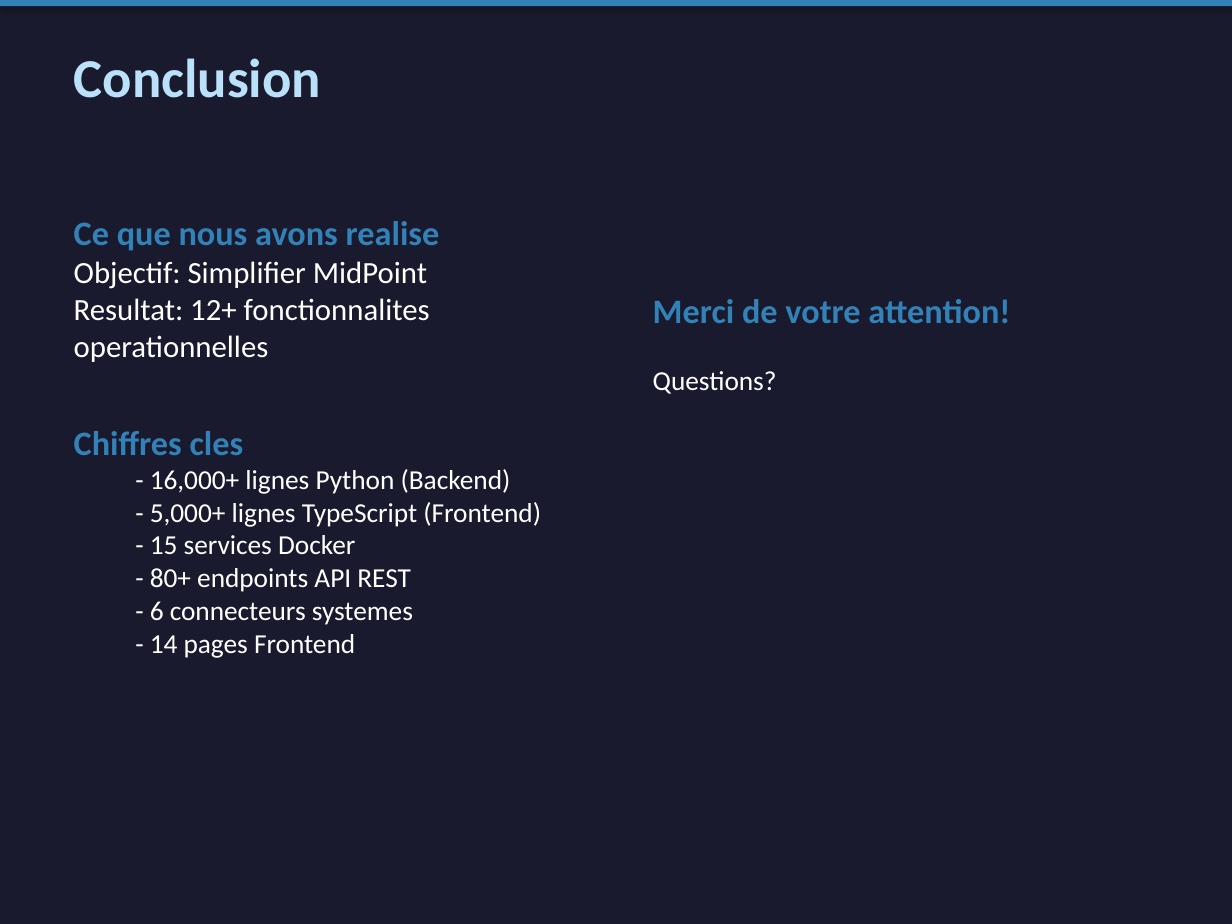
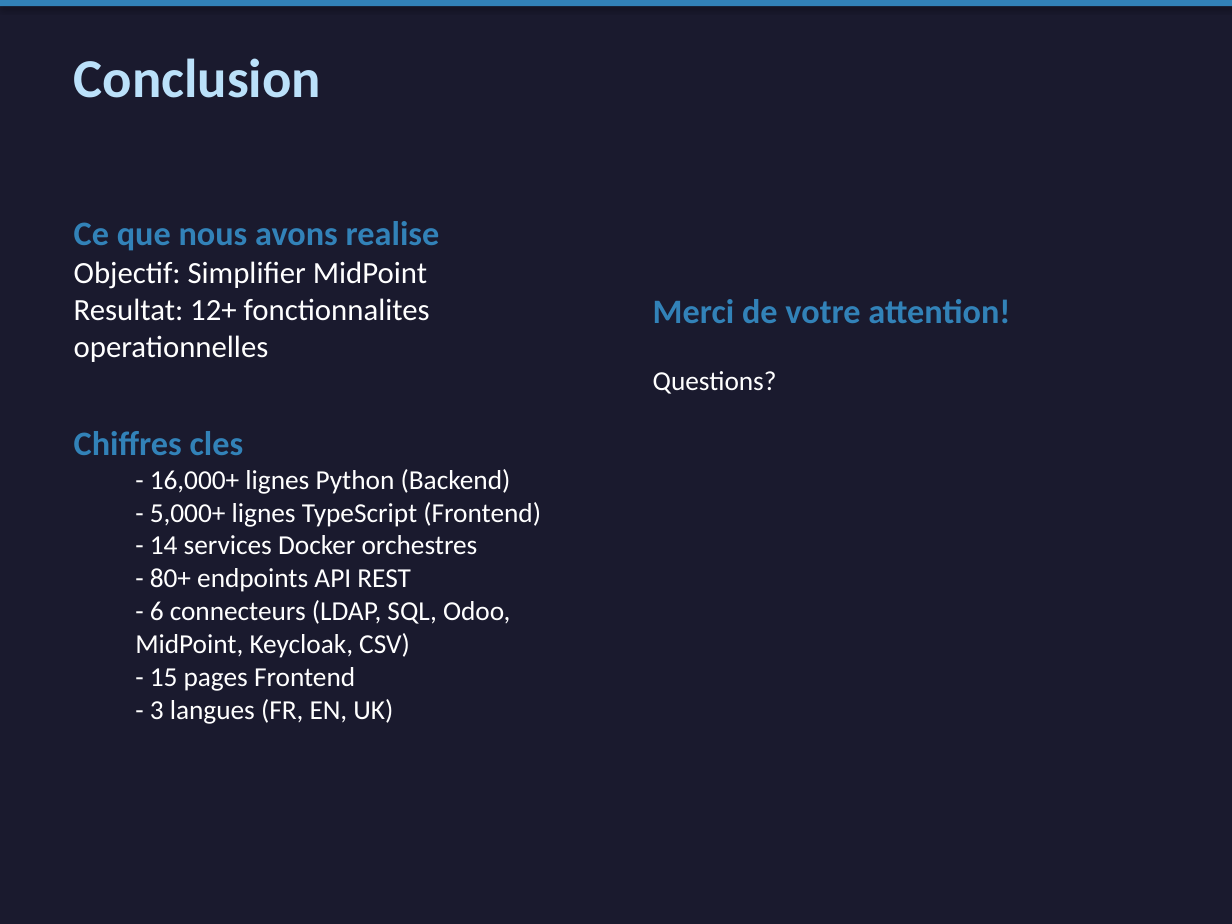
Before and after one commit to Nostradam4ik/IAM-Gateway, a slide deck: slide 23 of presentations/IAM_Gateway_UPEC.pptx. Drawn at 1232x924 pixels with LibreOffice and Linux fonts; fonts in the diff are those of the drawing. Boxes give left, top, right and bottom in pixels: in the first picture for what was removed or moved away, otherwise in the second. Text is boxed around its words. In the diff, an @@ line names an element or a change of style, - is before the commit and + after.

Commit message:
Regenerate PPTX presentation with updated team and logos
- Add IUT Creteil-Vitry and LISSI logos to title slide
- Add PO M. CHIBANI and NEXUS AI Innovation Lab
- Update date to February 2026
- Fix multi-language status to 100%
- Fix 14 Docker services (was 15)
- Add GitHub link in annexes
- Fix python-pptx RGBColor import compatibility

```diff
--- a/presentations/IAM_Gateway_UPEC.pptx
+++ b/presentations/IAM_Gateway_UPEC.pptx
@@ text at (150, 535, 478, 555): text changed @@
-  - 15 services Docker
+  - 14 services Docker orchestres
@@ text at (135, 600, 511, 724): text changed @@
-  - 6 connecteurs systemes
-  - 14 pages Frontend
+  - 6 connecteurs (LDAP, SQL, Odoo, MidPoint, Keycloak, CSV)
+  - 15 pages Frontend
+  - 3 langues (FR, EN, UK)
```
Also in this commit, not shown: 7 other slides changed, 1 other file.
